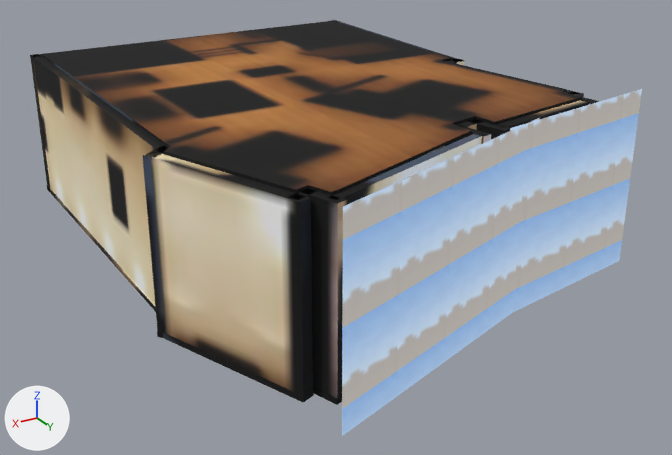
Two versions of the glTF model web/twobed.glb, one commit apart.
Before and after are seen from a 50 mm lens placed at (8.11, 15.04, 7.37), pointed at (-0.16, 1.26, 0.47). The axes (+X, +Y, +Z) are drawn at lower left. The lights are the same throughout. The picture after the commit comes second. Where no turn or scale is listed for an object, it has been applied to the vertices. Vertices at exactly the same position are counted once.

The first picture shows 'BAKED_interior', 'Ceiling_BAKED', 'Window_bed1_backdrop', 'Window_bed2_backdrop'.
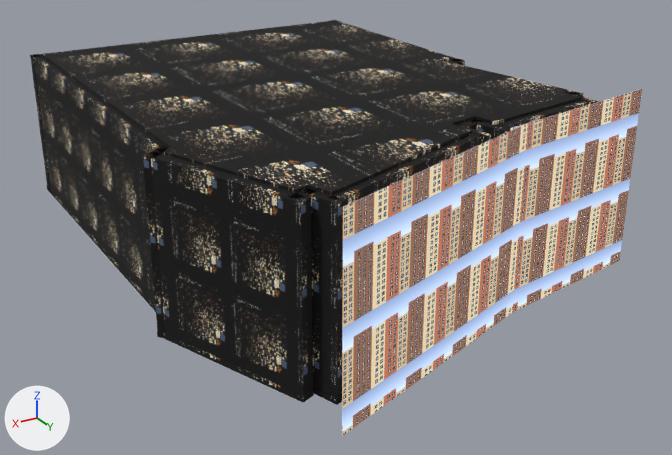
Pixel boxes [x1, y1, x2, y2] of what changed, in the pictures (672 x 455 px):
```json
{"object": "Window_bed2_backdrop", "change": "surface changed", "before": [342, 118, 539, 436], "after": [342, 118, 539, 436]}
{"object": "Window_bed1_backdrop", "change": "surface changed", "before": [510, 89, 642, 313], "after": [510, 89, 642, 313]}
{"part": 1, "of": "me_floor_continuous_oak", "change": "surface changed", "before": [30, 21, 600, 403], "after": [30, 21, 600, 403], "on screen": "beige to black"}
{"part": 2, "of": "me_floor_continuous_oak_001", "change": "surface changed", "before": [42, 22, 582, 196], "after": [42, 22, 582, 196], "on screen": "brown to black"}
```

Edits to the scene script, one JSON object a line:
```json
{"op": "add", "block": "img_sky_backdrop_p5", "code": ["img_sky_backdrop_p5 = load_image('sky_backdrop_p5', '_unpacked/sky_backdrop_p5', 1024, 2048, 'sRGB')"]}
{"block": "mat_window_backdrop_sky_unsourced_view", "where": "n2 = _N.new('ShaderNodeTexImage'); n2.name = 'Image Texture'"}
{"op": "set", "path": "n2.image", "old": "img_sky_backdrop_r4", "new": "img_sky_backdrop_p5"}
{"block": "mat_window_backdrop_sky_unsourced_view", "where": "n3 = _N.new('ShaderNodeTexImage'); n3.name = 'Image Texture.001'"}
{"op": "set", "path": "n3.image", "old": "img_sky_backdrop_r4", "new": "img_sky_backdrop_p5"}
{"block": "me_floor_continuous_oak", "where": "# used by ob_baked_interior; location = (-0.06, 0.42, 1.48)"}
{"op": "remove", "block": "me_floor_continuous_oak", "code": "me_floor_continuous_oak.from_pydata(...)  # 47511 vertices, 74812 faces; spans x -3.99..3.99, y -5.25..5.25, z -1.53..1.53"}
{"op": "add", "block": "me_floor_continuous_oak", "code": "me_floor_continuous_oak.from_pydata(...)  # 47497 vertices, 74784 faces; spans x -3.99..3.99, y -5.25..5.25, z -1.53..1.53"}
{"block": "me_floor_continuous_oak", "change": "me_floor_continuous_oak part 1: 67210 kept faces spanning x -3.99..3.99, y -5.25..5.25, z -1.53..1.53 get new texture (UV) coordinates"}
{"block": "me_floor_continuous_oak", "change": "edits to the shape of me_floor_continuous_oak do not show in these pictures"}
{"block": "me_floor_continuous_oak_001", "where": "me_floor_continuous_oak_001.from_pydata(...)  # 36 vertices, 68 faces; spans x -3.74..3.74, y -4.97..4.97, z -0.02..0.02"}
{"block": "me_floor_continuous_oak_001", "where": "# used by ob_ceiling_baked; location = (-0.11, 0.41, 3.03)"}
{"block": "me_floor_continuous_oak_001", "change": "me_floor_continuous_oak_001 part 2: 68 kept faces spanning x -3.74..3.74, y -4.97..4.97, z -0.02..0.02 get new texture (UV) coordinates"}
```
